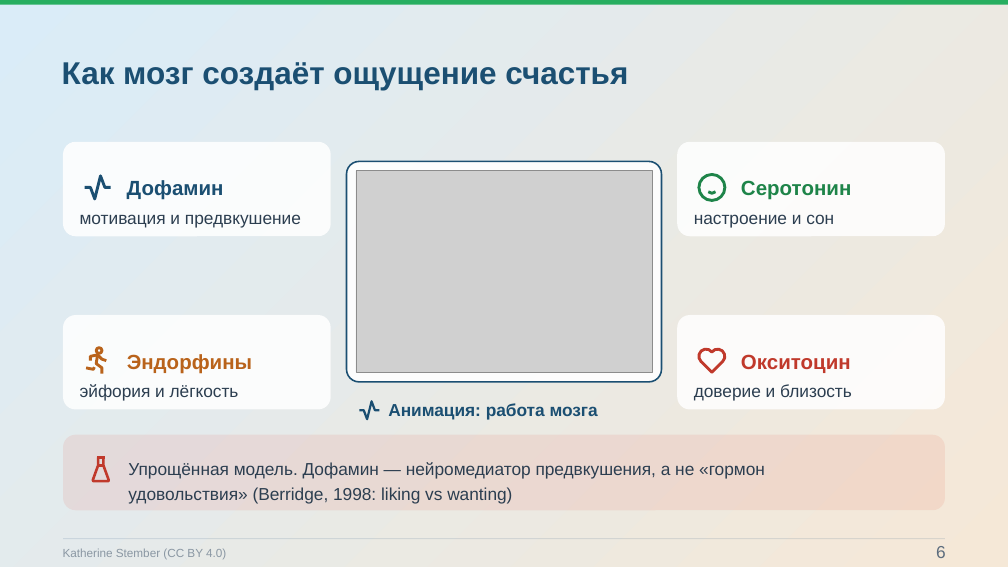
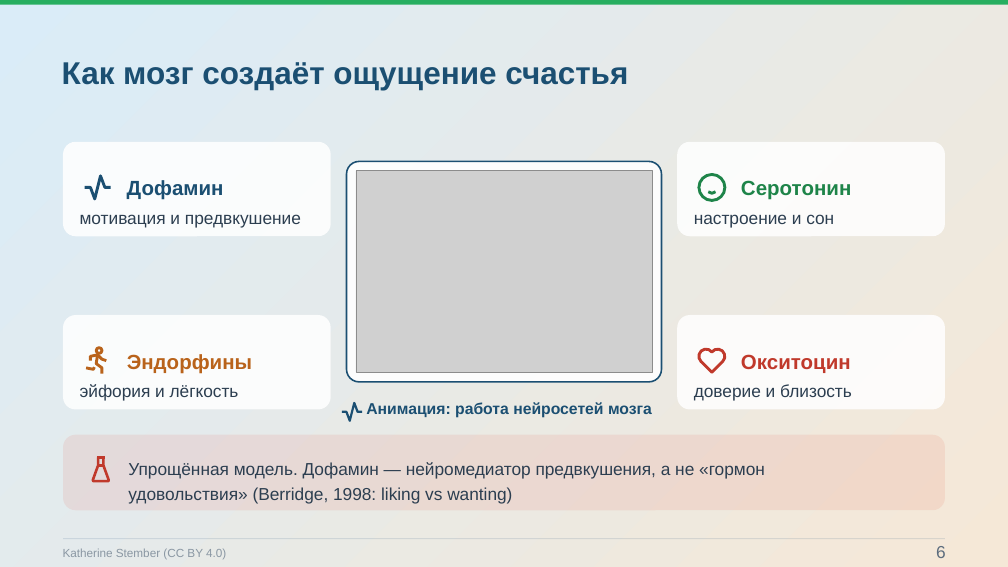
Before and after one commit to Pavel1778/Presentation-happy, a slide deck: slide 6 of Konceptsiya_schastya.pptx. Drawn at 1008x567 pixels with LibreOffice and Linux fonts; fonts in the diff are those of the drawing; grey boxes stand for pictures; background and template pictures are left out. Boxes give left, top, right and bottom in pixels: in the first picture for what was removed or moved away, otherwise in the second. Text is boxed around its words. In the diff, an @@ line names an element or a change of style, - is before the commit and + after.

```diff
--- a/Konceptsiya_schastya.pptx
+++ b/Konceptsiya_schastya.pptx
@@ freeform shape: place and size @@
-freeform shape at (359,402,380,420)
+freeform shape at (342,403,362,421)
@@ text at (366,402,652,418): text changed; size 16.5 to 15 pt @@
-Анимация: работа мозга
+Анимация: работа нейросетей мозга
```
Also in this commit, not shown: 4 other slides changed, 25 other files.
